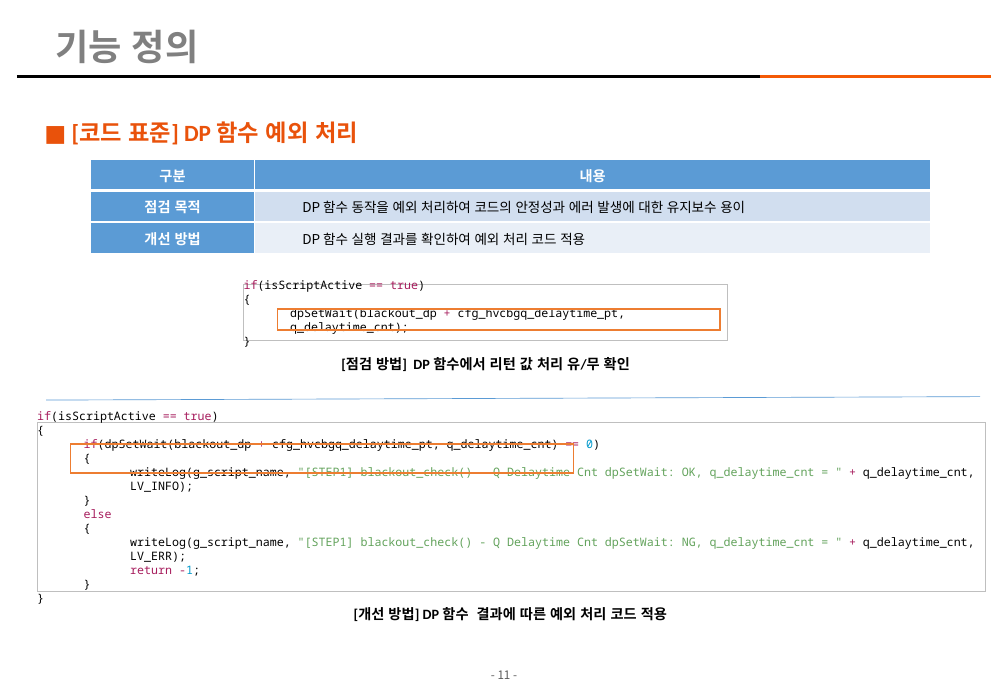
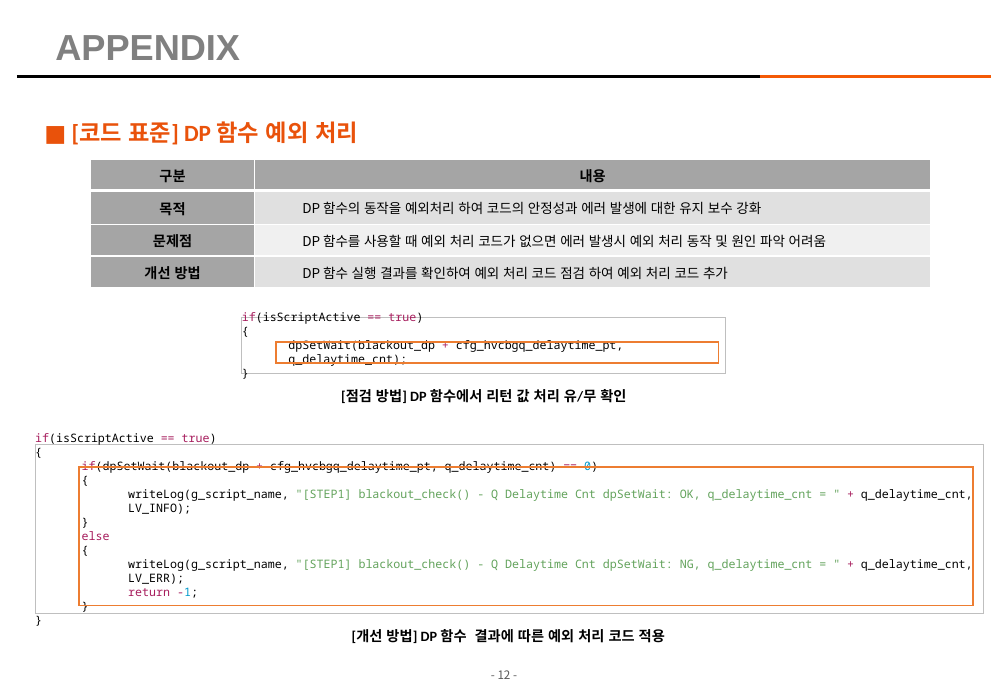
Before and after one commit to kimhopepa/PythonPjt, a slide deck: slide 12 of CodeReviewTool/doc/CodeReview_점검_Tool_매뉴얼.pptx (slide 11 before the commit). Drawn at 1008x698 pixels with LibreOffice and Linux fonts; fonts in the diff are those of the drawing; background and template pictures are left out. Boxes give left, top, right and bottom in pixels: in the first picture for what was removed or moved away, otherwise in the second. Text is boxed around its words. In the diff, an @@ line names an element or a change of style, - is before the commit and + after.

```diff
--- a/CodeReviewTool/doc/CodeReview_점검_Tool_매뉴얼.pptx
+++ b/CodeReviewTool/doc/CodeReview_점검_Tool_매뉴얼.pptx
@@ title at <box>55,35,240,60</box>: text changed @@
-기능 정의
+APPENDIX
@@ table at <box>90,159,931,288</box> @@
-row 2: 점검 목적 | DP 함수 동작을 예외 처리하여 코드의 안정성과 에러 발생에 대한 유지보수 용이
-row 3: 개선 방법 | DP 함수 실행 결과를 확인하여 예외 처리 코드 적용
+row 2: 목적 | DP 함수의 동작을 예외처리 하여 코드의 안정성과 에러 발생에 대한 유지 보수 강화
+row 3: 문제점 | DP 함수를 사용할 때 예외 처리 코드가 없으면 에러 발생시 예외 처리 동작 및 원인 파악 어려움
+row 4: 개선 방법 | DP 함수 실행 결과를 확인하여 예외 처리 코드 점검 하여 예외 처리 코드 추가
@@ 2 rectangles, 1 text: place and size @@
-2 rectangles, 1 text at <box>244,284,728,371</box>
+2 rectangles, 1 text at <box>242,317,726,405</box>
@@ line removed from (46, 400) to (981, 396) @@
@@ rectangle "if(isScriptActive == true)": place and size @@
-rectangle "if(isScriptActive == true)" at <box>37,423,987,592</box>
+rectangle "if(isScriptActive == true)" at <box>35,444,985,613</box>
@@ rectangle: place and size @@
-rectangle at <box>71,444,574,473</box>
+rectangle at <box>79,467,974,606</box>
@@ text "[개선 방법] DP 함수 결과에 ...": place and size @@
-text "[개선 방법] DP 함수 결과에 ..." at <box>354,607,667,621</box>
+text "[개선 방법] DP 함수 결과에 ..." at <box>352,629,665,643</box>
@@ page number at <box>498,670,511,679</box>: text changed @@
-- 11 -
+- 12 -
```
Also in this commit, not shown: 12 other slides changed, 1 slide added, 1 other file.
